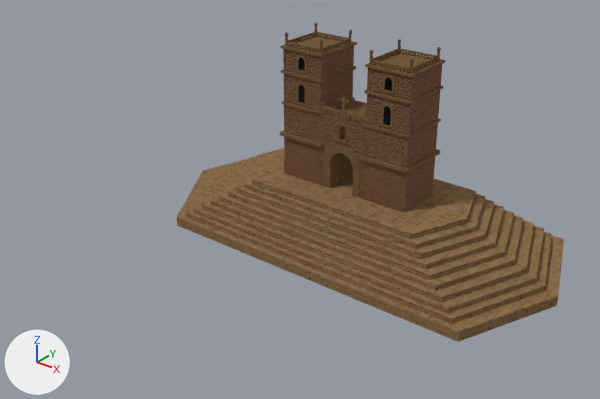
Before and after pictures for a commit that changed the Blender file 2.MODELOS/Santander.blend.
One viewpoint serves both versions: a 50 mm camera at (83.9, -122.6, 79.2) aimed at (-12.9, -1.6, 4.2). Arrows for +X, +Y and +Z are at lower left; the lights stay in place.

Objects in the first picture: 'Cube', 'Cube.001', 'Cylinder', 'arco', 'arco.001', 'arco.002', 'arco.004', 'escaleras', 'torreslaterales'.
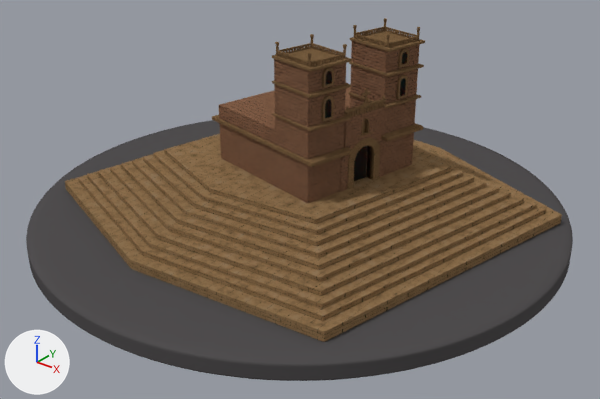
ob_eje_simetria is not drawn itself; it is used by a modifier of ob_cube_001, ob_arco_001, ob_arco_002, ob_cylinder.

Where the newer file only moved an object's origin or applied its transform, the numbers keep the older frame.

Location of each change, (x1, y1, x2, y2) in pixels of the pictures (600 x 399 px):
'escaleras', reshaped
    before: (177, 148, 564, 342)
    after: (65, 134, 562, 342)
'Suelo', added
    after: (26, 120, 573, 381)
'torreslaterales', reshaped, moved, turned
    before: (280, 35, 446, 213)
    after: (212, 30, 425, 203)
'arco', reshaped, moved, turned
    before: (320, 137, 365, 199)
    after: (340, 123, 386, 192)
'Cube', reshaped, moved, turned
    before: (320, 100, 367, 150)
    after: (344, 107, 385, 142)
'arco.001', moved, turned
    before: (286, 32, 436, 73)
    after: (279, 27, 419, 67)
'arco.002', moved, turned
    before: (288, 32, 438, 72)
    after: (278, 27, 417, 66)
'Cube.001', moved, turned
    before: (285, 28, 440, 73)
    after: (276, 23, 420, 67)
'Cylinder', moved, turned
    before: (285, 23, 441, 64)
    after: (275, 18, 420, 58)
part 3 of me_cylinder, added (black)
    after: (354, 146, 374, 181)
part 4 of me_cube_011, deleted
    before: (324, 100, 367, 125)

The change, as a diff of the scene's bpy script:
```diff
--- a/2.MODELOS/Santander.blend.py
+++ b/2.MODELOS/Santander.blend.py
@@ me_cube_001 @@
-me_cube_001.from_pydata(...)  # 108 vertices, 106 faces; spans x -14.6..-4.5, y -5.8..5.8, z 11.0..37.1
+me_cube_001.from_pydata(...)  # 114 vertices, 107 faces; spans x -14.6..0.0, y -6.6..25.0, z 11.0..37.1
+# me_cube_001 part 1: 108 vertices removed from x -14.6..-4.5, y -5.8..5.8, z 11.0..37.1; 114 vertices added at x -14.6..0.0, y -6.6..25.0, z 11.0..37.1
 me_cube_001.materials.append(mat_bricks)
@@ me_cube_007 @@
 me_cube_007.from_pydata(...)  # 162 vertices, 160 faces; spans x -42.6..42.6, y -20.1..20.1, z 0.0..11.0
+# me_cube_007 part 2: the whole mesh is multiplied about its middle by the matrix ((0.2, -1.966, 0.0), (0.98, 0.4, 0.0), (0.0, 0.0, 1.0)), then moved by (-15.7, 4.1, 0.0)
 me_cube_007.materials.append(mat_bricks_001)
@@ me_cylinder @@
-me_cylinder.from_pydata(...)  # 249 vertices, 224 faces; spans x -5.95..5.95, y -5.3..5.15, z 11.0..21.03
+me_cylinder.from_pydata(...)  # 287 vertices, 269 faces; spans x -5.95..5.95, y -5.3..5.15, z 11.0..21.03
+# me_cylinder part 3: 38 vertices added at x -2.62..2.62, y -3.3..-3.03, z 11.0..18.96
 me_cylinder.materials.append(mat_bricks)
 me_cylinder.materials.append(mat_ladrillo)
+me_cylinder.materials.append(mat_negro)  # black #191919
@@ me_cube_011 @@
-me_cube_011.from_pydata(...)  # 32 vertices, 30 faces; spans x -5.1..5.1, y -5.12..5.12, z 21.03..25.71
+me_cube_011.from_pydata(...)  # 27 vertices, 20 faces; spans x -5.1..5.1, y -5.12..5.12, z 21.03..25.71
+# me_cube_011 part 4
+# 5 vertices are removed from x -5.1..5.1, y 5.12, z 25.71
+# 10 faces are deleted
 me_cube_011.materials.append(mat_bricks)
@@ ob_torreslaterales @@
 ob_torreslaterales = bpy.data.objects.new('torreslaterales', me_cube_001)
-ob_torreslaterales.location = (0.0, 0.0, 0.0)
+ob_torreslaterales.location = (-3.8, 1.7, 0.0)
+ob_torreslaterales.rotation_euler = (0.0, 0.0, 1.37)  # degrees (0, 0, 78)
 _m = ob_torreslaterales.modifiers.new('Mirror', 'MIRROR')
@@ ob_arco @@
 ob_arco = bpy.data.objects.new('arco', me_cylinder)
-ob_arco.location = (0.0, 0.0, 0.0)
+ob_arco.location = (-3.8, 1.7, 0.0)
+ob_arco.rotation_euler = (0.0, 0.0, 1.37)  # degrees (0, 0, 78)
@@ ob_cube @@
 ob_cube = bpy.data.objects.new('Cube', me_cube_011)
-ob_cube.location = (0.0, 0.0, 0.0)
+ob_cube.location = (-3.8, 1.7, 0.0)
+ob_cube.rotation_euler = (0.0, 0.0, 1.37)  # degrees (0, 0, 78)
@@ ob_cube_001 @@
 ob_cube_001 = bpy.data.objects.new('Cube.001', me_cube_012)
-ob_cube_001.location = (0.0, 0.0, 0.0)
+ob_cube_001.location = (-3.8, 1.7, 0.0)
+ob_cube_001.rotation_euler = (0.0, 0.0, 1.37)  # degrees (0, 0, 78)
 _m = ob_cube_001.modifiers.new('Array', 'ARRAY')
@@ ob_arco_001 @@
 ob_arco_001 = bpy.data.objects.new('arco.001', me_cylinder_001)
-ob_arco_001.location = (-13.1, -4.9, 37.7)
+ob_arco_001.location = (-1.6, -12.1, 37.7)
+ob_arco_001.rotation_euler = (0.0, 0.0, 1.37)  # degrees (0, 0, 78)
 ob_arco_001.scale = (0.0636, 0.0262, 0.0974)
@@ ob_arco_002 @@
 ob_arco_002 = bpy.data.objects.new('arco.002', me_cylinder_002)
-ob_arco_002.location = (-5.5, -4.3, 37.7)
-ob_arco_002.rotation_euler = (0.0, 0.0, 1.571)  # degrees (0, 0, 90)
+ob_arco_002.location = (-0.7, -4.6, 37.7)
+ob_arco_002.rotation_euler = (0.0, 0.0, 2.941)  # degrees (0, 0, 169)
 ob_arco_002.scale = (0.0636, 0.0231, 0.0974)
@@ ob_cylinder @@
 ob_cylinder = bpy.data.objects.new('Cylinder', me_cylinder_004)
-ob_cylinder.location = (0.0, 0.0, 0.0)
+ob_cylinder.location = (-3.8, 1.7, 0.0)
+ob_cylinder.rotation_euler = (0.0, 0.0, 1.37)  # degrees (0, 0, 78)
 _m = ob_cylinder.modifiers.new('Subdivision', 'SUBSURF')
@@ ob_eje_simetria @@
 ob_eje_simetria = bpy.data.objects.new('Eje Simetria', None)
-ob_eje_simetria.location = (0.0, 0.0, 0.0)
+ob_eje_simetria.location = (-3.84, 1.695, 0.0)
+ob_eje_simetria.rotation_euler = (0.0, 0.0, 1.37)  # degrees (0, 0, 78)
@@ ob_suelo @@
+ob_suelo = bpy.data.objects.new('Suelo', me_cylinder_007)  # 160 vertices, 130 faces; spans x -44.0..28.0, y -42.5..29.5, z -3.0..-0.4; in mat_base (dark grey #524f50); modifiers SUBSURF
+ob_suelo.location = (-25.4, 18.8, 0.6)
+ob_suelo.rotation_euler = (0.0, 0.0, 1.37)  # degrees (0, 0, 78)
+ob_suelo.scale = (1.59, 1.59, 1.59)
```
